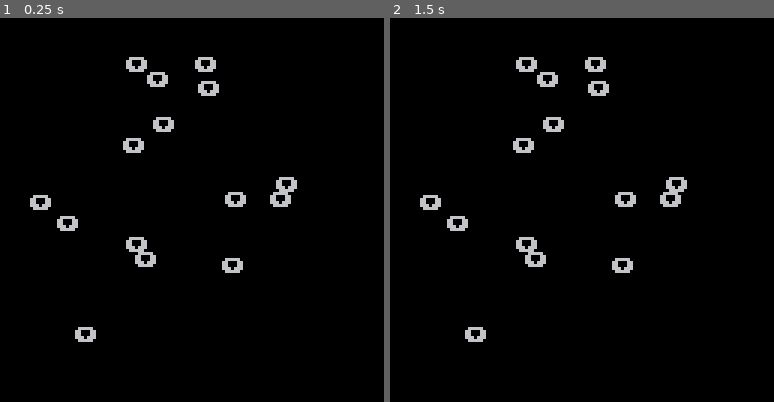
Above: before the commit, frames 1-2 (left to right).
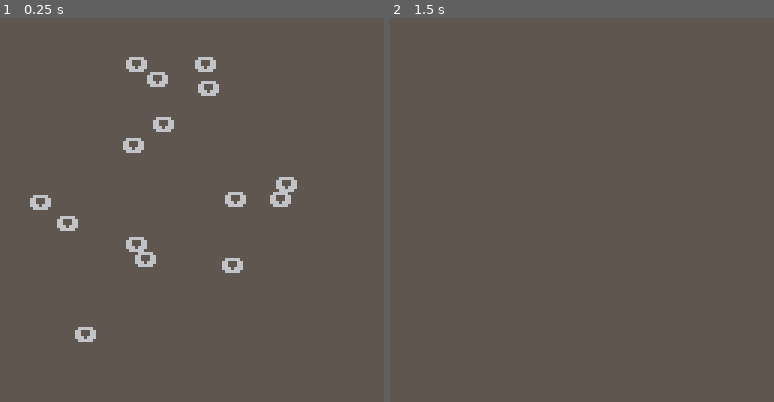
Above: after the commit, the same moments.

Repository: thoughtlesslabs/popper
Game: PICO-8 cartridge popper.p8
Same seed, same stepped clock (60 frames per second), same inputs: the game is played once before the commit and once after it.
Inputs:
- Up to frame 1 (0.25 s): no input
- Up to frame 2 (1.5 s): tap O (Z key) at 0.7 s

The runs differ from the first frame. In frame 1, 98% of the frame differs, in the area x 0-100%, y 0-100%; in frame 2, 100%.

Commit message:
Button Press Removes Kernels

Diff:
--- a/popper.p8
+++ b/popper.p8
@@ -25,19 +25,24 @@
 		end
 end
 
-function drawkern()
-	cls()
-	for i=1,#x do
-		if x[i]+x[i]>20 then
-			print("⬇️",x[i],y[i])
-		else
-			print("⬇️",x[i],y[i]+10)
+function updatekern()
+	if btnp(4) then
+		for i=1,#x do
+			v[i]=false
 		end
 	end
 end
 
-function updatekern()
 
+function drawkern()
+	local i
+
+	cls(5)
+	for i=1,#x do
+		if v[i] then
+			print("⬇️",x[i],y[i])
+		end
+	end
 end
 
 function _draw()
